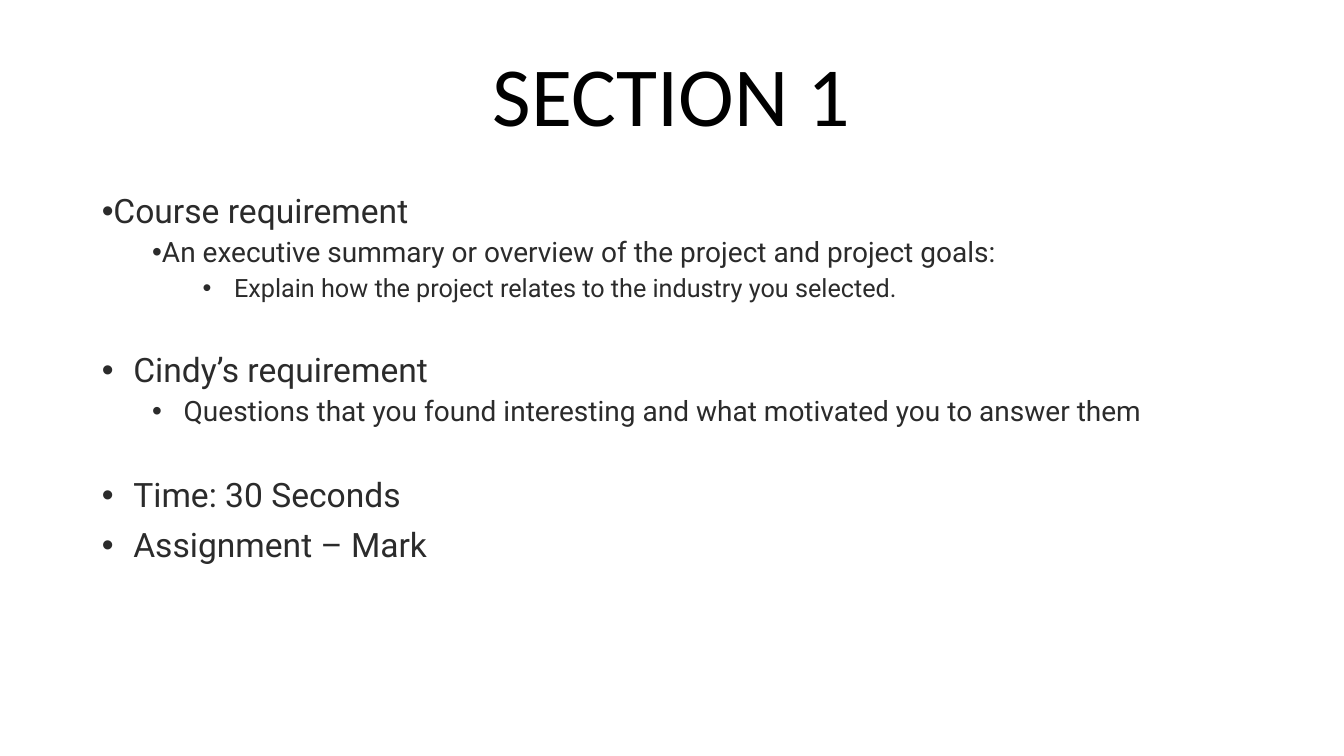
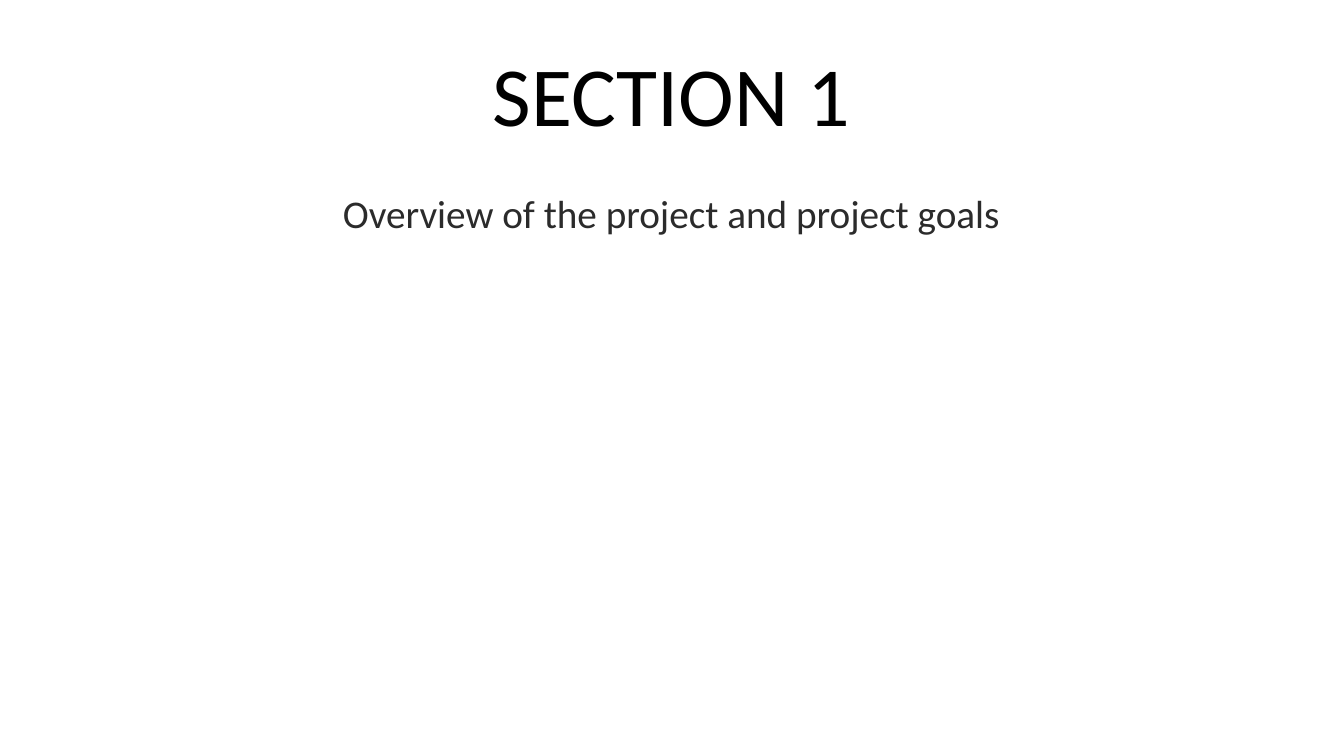
Before and after one commit to CandaceDoesData/Group_Project_1, a slide deck: slide 2 of mm_Group3_Project_1_Presentation.pptx. Drawn at 1344x756 pixels with LibreOffice and Linux fonts; fonts in the diff are those of the drawing. Boxes give left, top, right and bottom in pixels: in the first picture for what was removed or moved away, otherwise in the second. Text is boxed around its words. In the diff, an @@ line names an element or a change of style, - is before the commit and + after.

```diff
--- a/mm_Group3_Project_1_Presentation.pptx
+++ b/mm_Group3_Project_1_Presentation.pptx
@@ text at box(343, 200, 1000, 235): text changed; size 20 to 28 pt; font Roboto to Calibri @@
-• Course requirement
-  • An executive summary or overview of the project and project goals:
-    • Explain how the project relates to the industry you selected.
-• Cindy’s requirement
-  • Questions that you found interesting and what motivated you to answer them
-• Time: 30 Seconds
-• Assignment – Mark
+Overview of the project and project goals
```
Also in this commit, not shown: 11 other slides changed, 5 slides added, 6 slides removed, 1 other file.
